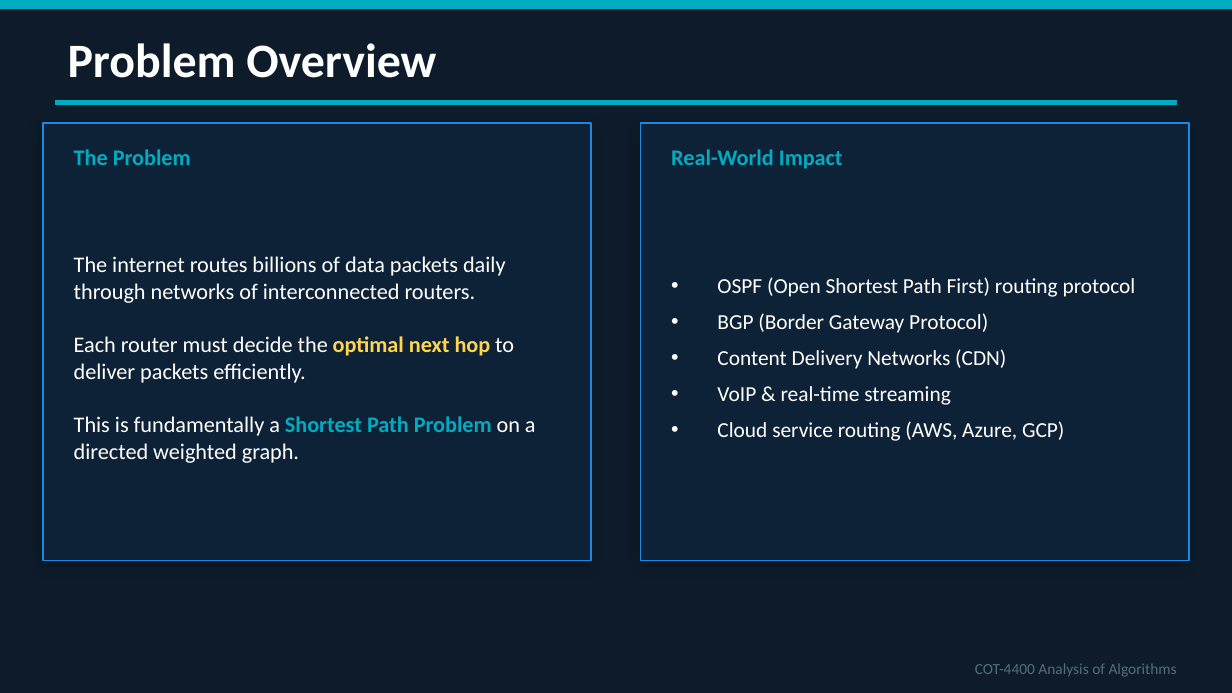
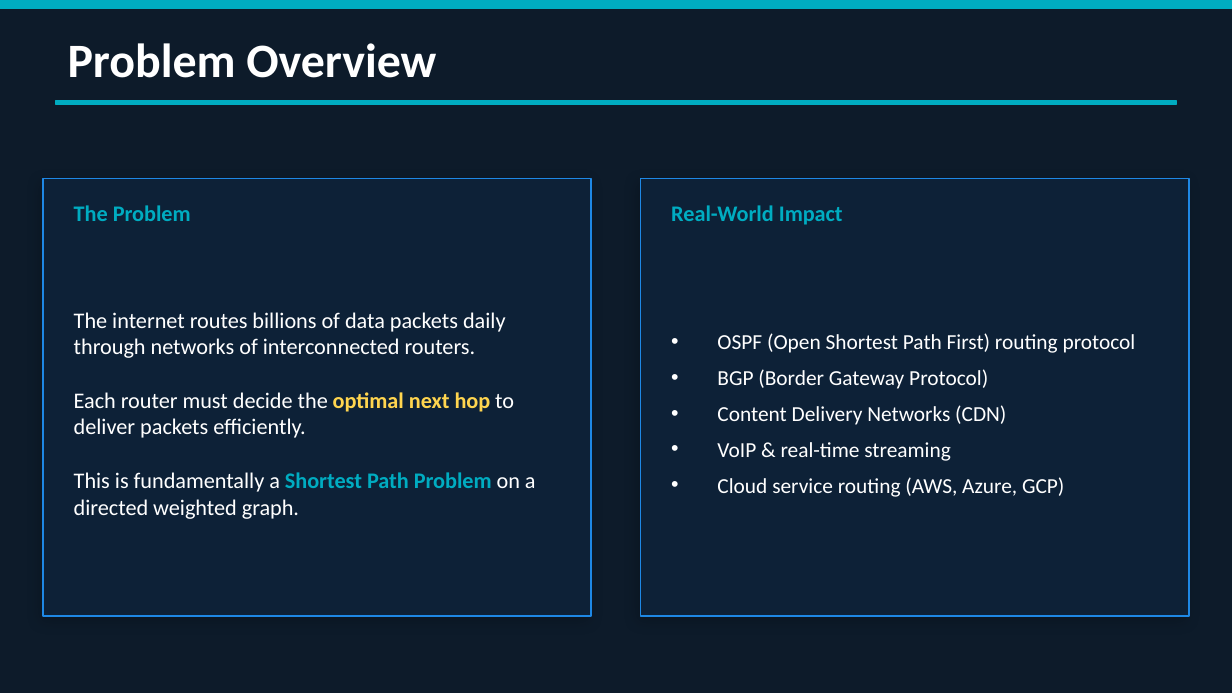
Before and after one commit to ZYXERO/COT4400-Router-Network-Optimization, a slide deck: slide 2 of docs/slides/COT4400_Presentation.pptx. Drawn at 1232x693 pixels with LibreOffice and Linux fonts; fonts in the diff are those of the drawing. Boxes give left, top, right and bottom in pixels: in the first picture for what was removed or moved away, otherwise in the second. Text is boxed around its words. In the diff, an @@ line names an element or a change of style, - is before the commit and + after.

```diff
--- a/docs/slides/COT4400_Presentation.pptx
+++ b/docs/slides/COT4400_Presentation.pptx
@@ 4 texts, 2 rectangles: place and size @@
-4 texts, 2 rectangles at [43,123,1189,561]
+4 texts, 2 rectangles at [43,179,1189,616]
@@ text removed at [975,663,1177,677] @@
-COT-4400 Analysis of Algorithms
```
Also in this commit, not shown: 10 other slides changed, 4 slides added, 2 other files.
